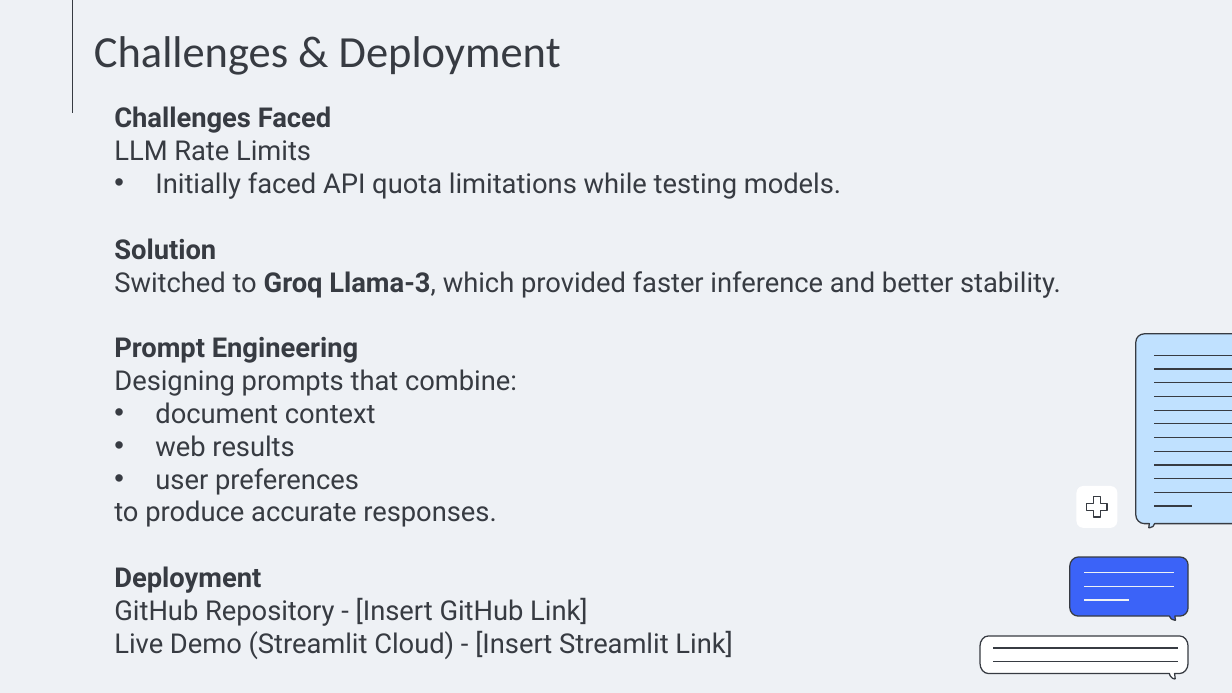
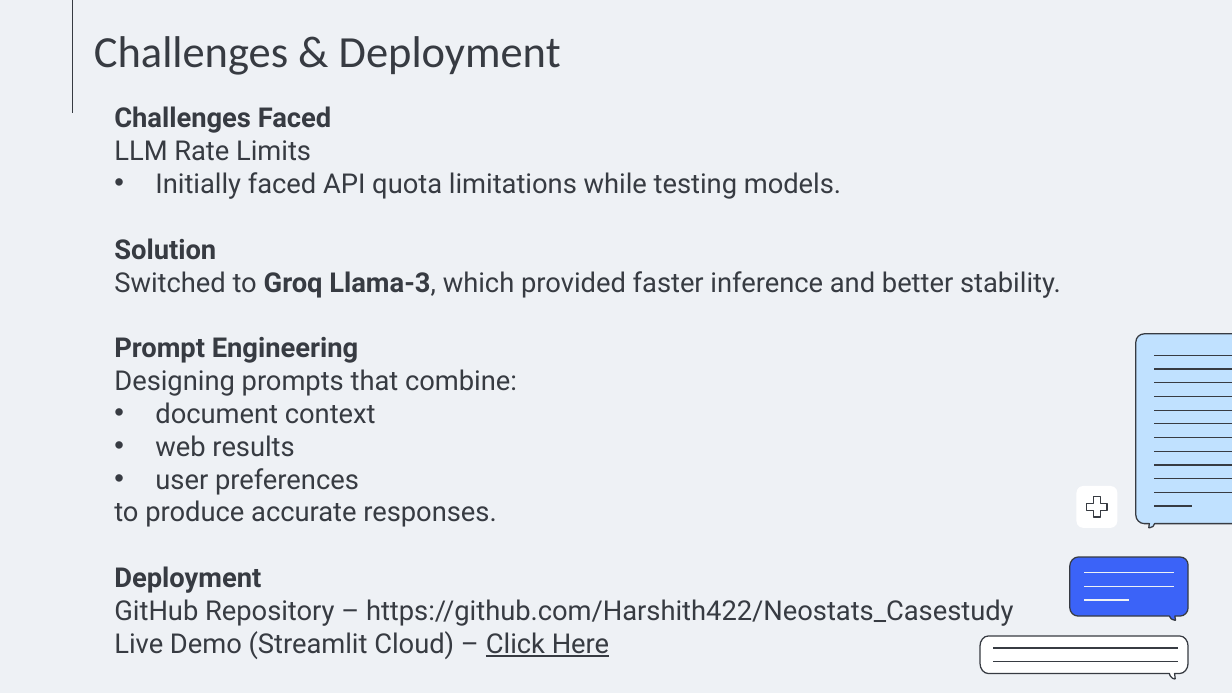
Before and after one commit to Harshith422/Neostats_Casestudy, a slide deck: slide 11 of PPT.pptx. Drawn at 1232x693 pixels with LibreOffice and Linux fonts; fonts in the diff are those of the drawing. Boxes give left, top, right and bottom in pixels: in the first picture for what was removed or moved away, otherwise in the second. Text is boxed around its words. In the diff, an @@ line names an element or a change of style, - is before the commit and + after.

Commit message:
Update presentation deck and final files

```diff
--- a/PPT.pptx
+++ b/PPT.pptx
@@ subtitle at [114,599,1014,659]: text changed @@
-GitHub Repository - [Insert GitHub Link]
-Live Demo (Streamlit Cloud) - [Insert Streamlit Link]
+GitHub Repository – https://github.com/Harshith422/Neostats_Casestudy
+Live Demo (Streamlit Cloud) – Click Here
```
